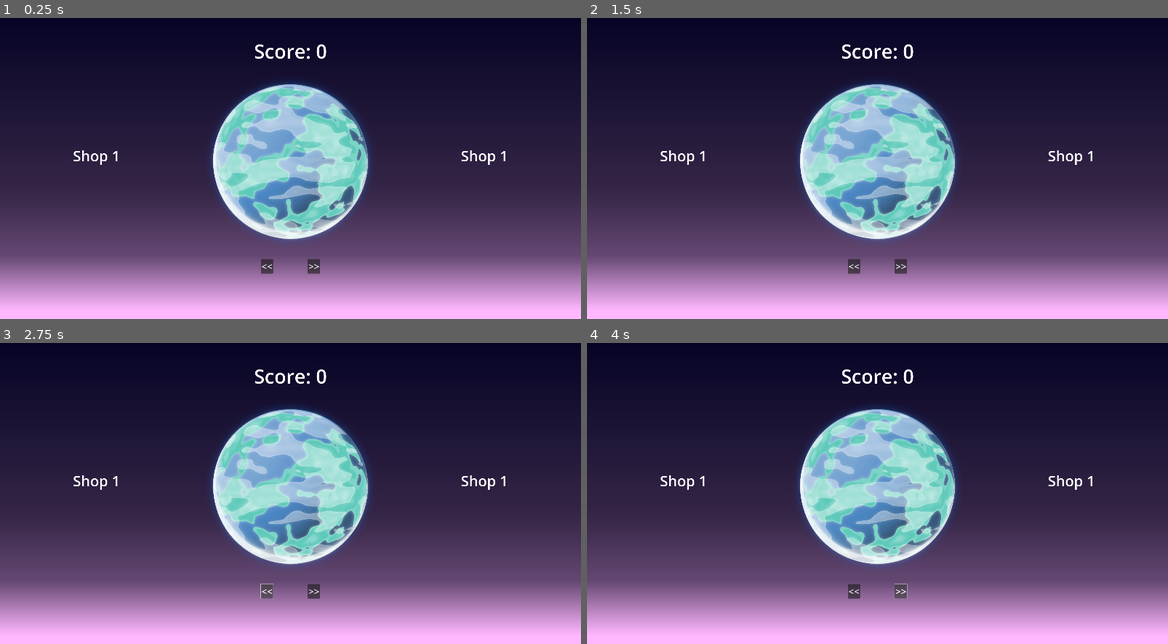
Above: before the commit, frames 1-4 (two rows, left to right).
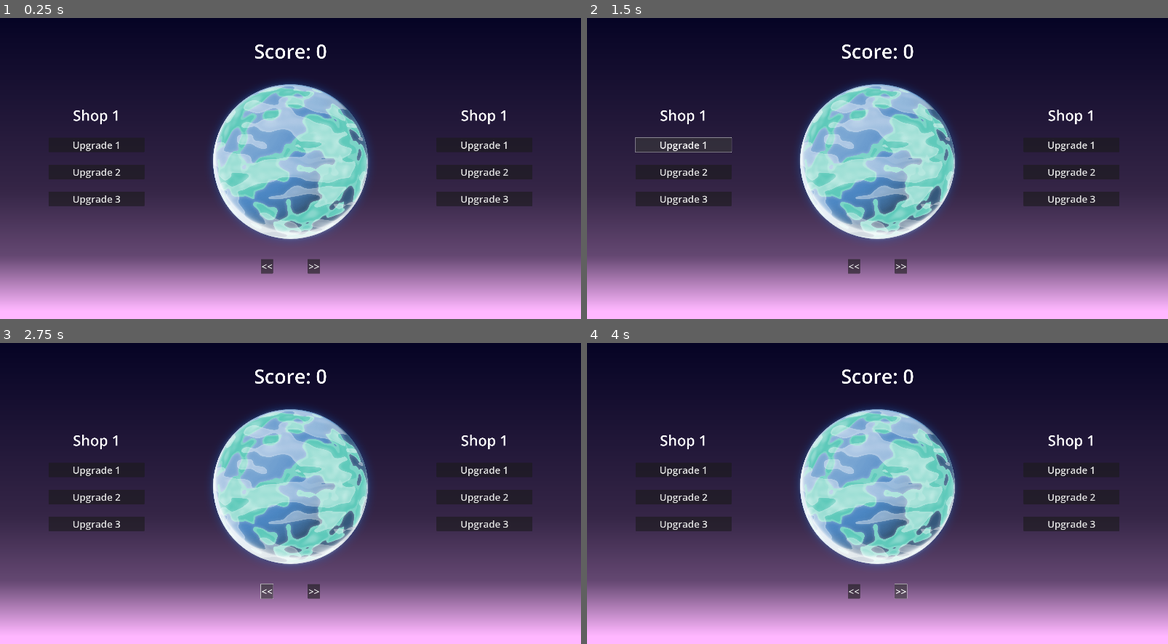
Above: after the commit, the same moments.

Repository: JStaed/planet-clicker-game
Game: Godot game, scene res://scenes/main.tscn
Two runs of this game, one before a commit and one after it. Both use one fixed random seed, a clock stepped at 60 frames per second and the inputs below. The project has no main scene, so this scene is started directly.
Inputs (mouse positions are in pixels of both pictures, inside the frame that each line leads up to):
- Up to frame 1 (0.25 s): no input
- Up to frame 2 (1.5 s): click (877, 162) at 0.52 s; click (685, 144) at 1.25 s, where only the run after the commit has a clickable "Upgrade 1"
- Up to frame 3 (2.75 s): click "<<" at 2 s
- Up to frame 4 (4 s): click (685, 496) at 2.75 s, where only the run after the commit has a clickable "Upgrade 2"; click ">>" at 3.5 s

The runs differ from the first frame. In frame 1, 3.1% of the frame differs, in the area x 8-92%, y 30-63%; in frame 2, 3.2%; in frame 3, 3.1%; in frame 4, 3.1%.

Commit message:
Finished UI Layout

Diff:
--- /dev/null
+++ b/prefabs/v_spacer.tscn
@@ -0,0 +1,5 @@
+[gd_scene format=3 uid="uid://c5iuh3wu5kg54"]
+
+[node name="VSpacer" type="Panel"]
+modulate = Color(1, 1, 1, 0)
+size_flags_vertical = 3
--- a/scenes/main.tscn
+++ b/scenes/main.tscn
@@ -1,9 +1,10 @@
-[gd_scene load_steps=8 format=3 uid="uid://b8ae071qdtqmx"]
+[gd_scene load_steps=9 format=3 uid="uid://b8ae071qdtqmx"]
 
 [ext_resource type="PackedScene" uid="uid://br5np7tdsuy4h" path="res://prefabs/h_spacer.tscn" id="1_jyhfs"]
 [ext_resource type="Texture2D" uid="uid://c8l05r1uqvjag" path="res://planet-sprites/planet00.png" id="1_o5qli"]
 [ext_resource type="Theme" uid="uid://2wq2d3flugqf" path="res://resources/subheading_theme.tres" id="1_sugp2"]
 [ext_resource type="Theme" uid="uid://c8iwwysl5q678" path="res://resources/heading_theme.tres" id="2_jyhfs"]
+[ext_resource type="PackedScene" uid="uid://c5iuh3wu5kg54" path="res://prefabs/v_spacer.tscn" id="2_tbgi4"]
 [ext_resource type="Theme" uid="uid://psb83w2ue8vo" path="res://scenes/button_text_theme.tres" id="5_tbgi4"]
 
 [sub_resource type="Gradient" id="Gradient_f2qo4"]
@@ -30,69 +31,151 @@
 offset_bottom = 40.0
 scale = Vector2(0.5, 0.5)
 
-[node name="HBoxContainer" type="HBoxContainer" parent="CanvasLayer/Control"]
+[node name="CanvasContainer" type="HBoxContainer" parent="CanvasLayer/Control"]
 layout_mode = 0
 offset_right = 3840.0
 offset_bottom = 2160.0
 alignment = 1
 
-[node name="Left" type="VBoxContainer" parent="CanvasLayer/Control/HBoxContainer"]
+[node name="HSpacer" parent="CanvasLayer/Control/CanvasContainer" instance=ExtResource("1_jyhfs")]
+layout_mode = 2
+size_flags_stretch_ratio = 0.5
+
+[node name="Left" type="VBoxContainer" parent="CanvasLayer/Control/CanvasContainer"]
 layout_mode = 2
 size_flags_horizontal = 3
 alignment = 1
 
-[node name="ShopTitle" type="Label" parent="CanvasLayer/Control/HBoxContainer/Left"]
+[node name="VSpacer" parent="CanvasLayer/Control/CanvasContainer/Left" instance=ExtResource("2_tbgi4")]
+layout_mode = 2
+
+[node name="ShopTitle" type="Label" parent="CanvasLayer/Control/CanvasContainer/Left"]
 layout_mode = 2
 theme = ExtResource("1_sugp2")
 text = "Shop 1"
 horizontal_alignment = 1
 
-[node name="Middle" type="VBoxContainer" parent="CanvasLayer/Control/HBoxContainer"]
+[node name="VSpacer2" parent="CanvasLayer/Control/CanvasContainer/Left" instance=ExtResource("2_tbgi4")]
+layout_mode = 2
+size_flags_stretch_ratio = 0.1
+
+[node name="ShopButton" type="Button" parent="CanvasLayer/Control/CanvasContainer/Left"]
+layout_mode = 2
+theme = ExtResource("5_tbgi4")
+text = "Upgrade 1"
+
+[node name="VSpacer3" parent="CanvasLayer/Control/CanvasContainer/Left" instance=ExtResource("2_tbgi4")]
+layout_mode = 2
+size_flags_stretch_ratio = 0.1
+
+[node name="ShopButton2" type="Button" parent="CanvasLayer/Control/CanvasContainer/Left"]
+layout_mode = 2
+theme = ExtResource("5_tbgi4")
+text = "Upgrade 2"
+
+[node name="VSpacer4" parent="CanvasLayer/Control/CanvasContainer/Left" instance=ExtResource("2_tbgi4")]
+layout_mode = 2
+size_flags_stretch_ratio = 0.1
+
+[node name="ShopButton3" type="Button" parent="CanvasLayer/Control/CanvasContainer/Left"]
+layout_mode = 2
+theme = ExtResource("5_tbgi4")
+text = "Upgrade 3"
+
+[node name="VSpacer5" parent="CanvasLayer/Control/CanvasContainer/Left" instance=ExtResource("2_tbgi4")]
+layout_mode = 2
+
+[node name="HSpacer4" parent="CanvasLayer/Control/CanvasContainer" instance=ExtResource("1_jyhfs")]
+layout_mode = 2
+size_flags_stretch_ratio = 0.5
+
+[node name="Middle" type="VBoxContainer" parent="CanvasLayer/Control/CanvasContainer"]
 layout_mode = 2
 size_flags_horizontal = 3
 alignment = 1
 
-[node name="ScoreLabel" type="Label" parent="CanvasLayer/Control/HBoxContainer/Middle"]
+[node name="ScoreLabel" type="Label" parent="CanvasLayer/Control/CanvasContainer/Middle"]
 layout_mode = 2
 theme = ExtResource("2_jyhfs")
 text = "Score: 0"
 horizontal_alignment = 1
 
-[node name="TextureButton" type="TextureButton" parent="CanvasLayer/Control/HBoxContainer/Middle"]
+[node name="PlanetButton" type="TextureButton" parent="CanvasLayer/Control/CanvasContainer/Middle"]
 layout_mode = 2
 texture_normal = ExtResource("1_o5qli")
 
-[node name="HBoxContainer" type="HBoxContainer" parent="CanvasLayer/Control/HBoxContainer/Middle"]
+[node name="PlanetChangeButtons" type="HBoxContainer" parent="CanvasLayer/Control/CanvasContainer/Middle"]
 layout_mode = 2
 alignment = 1
 
-[node name="HSpacer2" parent="CanvasLayer/Control/HBoxContainer/Middle/HBoxContainer" instance=ExtResource("1_jyhfs")]
+[node name="HSpacer2" parent="CanvasLayer/Control/CanvasContainer/Middle/PlanetChangeButtons" instance=ExtResource("1_jyhfs")]
 layout_mode = 2
 
-[node name="Button" type="Button" parent="CanvasLayer/Control/HBoxContainer/Middle/HBoxContainer"]
+[node name="Button" type="Button" parent="CanvasLayer/Control/CanvasContainer/Middle/PlanetChangeButtons"]
 layout_mode = 2
 theme = ExtResource("5_tbgi4")
 text = "<<"
 
-[node name="HSpacer" parent="CanvasLayer/Control/HBoxContainer/Middle/HBoxContainer" instance=ExtResource("1_jyhfs")]
+[node name="HSpacer" parent="CanvasLayer/Control/CanvasContainer/Middle/PlanetChangeButtons" instance=ExtResource("1_jyhfs")]
 layout_mode = 2
 size_flags_stretch_ratio = 0.5
 
-[node name="Button2" type="Button" parent="CanvasLayer/Control/HBoxContainer/Middle/HBoxContainer"]
+[node name="Button2" type="Button" parent="CanvasLayer/Control/CanvasContainer/Middle/PlanetChangeButtons"]
 layout_mode = 2
 theme = ExtResource("5_tbgi4")
 text = ">>"
 
-[node name="HSpacer3" parent="CanvasLayer/Control/HBoxContainer/Middle/HBoxContainer" instance=ExtResource("1_jyhfs")]
+[node name="HSpacer3" parent="CanvasLayer/Control/CanvasContainer/Middle/PlanetChangeButtons" instance=ExtResource("1_jyhfs")]
 layout_mode = 2
 
-[node name="Right" type="VBoxContainer" parent="CanvasLayer/Control/HBoxContainer"]
+[node name="HSpacer3" parent="CanvasLayer/Control/CanvasContainer" instance=ExtResource("1_jyhfs")]
+layout_mode = 2
+size_flags_stretch_ratio = 0.5
+
+[node name="Right" type="VBoxContainer" parent="CanvasLayer/Control/CanvasContainer"]
 layout_mode = 2
 size_flags_horizontal = 3
 alignment = 1
 
-[node name="ShopTitle" type="Label" parent="CanvasLayer/Control/HBoxContainer/Right"]
+[node name="VSpacer" parent="CanvasLayer/Control/CanvasContainer/Right" instance=ExtResource("2_tbgi4")]
+layout_mode = 2
+
+[node name="ShopTitle" type="Label" parent="CanvasLayer/Control/CanvasContainer/Right"]
 layout_mode = 2
 theme = ExtResource("1_sugp2")
 text = "Shop 1"
 horizontal_alignment = 1
+
+[node name="VSpacer2" parent="CanvasLayer/Control/CanvasContainer/Right" instance=ExtResource("2_tbgi4")]
+layout_mode = 2
+size_flags_stretch_ratio = 0.1
+
+[node name="ShopButton" type="Button" parent="CanvasLayer/Control/CanvasContainer/Right"]
+layout_mode = 2
+theme = ExtResource("5_tbgi4")
+text = "Upgrade 1"
+
+[node name="VSpacer3" parent="CanvasLayer/Control/CanvasContainer/Right" instance=ExtResource("2_tbgi4")]
+layout_mode = 2
+size_flags_stretch_ratio = 0.1
+
+[node name="ShopButton2" type="Button" parent="CanvasLayer/Control/CanvasContainer/Right"]
+layout_mode = 2
+theme = ExtResource("5_tbgi4")
+text = "Upgrade 2"
+
+[node name="VSpacer4" parent="CanvasLayer/Control/CanvasContainer/Right" instance=ExtResource("2_tbgi4")]
+layout_mode = 2
+size_flags_stretch_ratio = 0.1
+
+[node name="ShopButton3" type="Button" parent="CanvasLayer/Control/CanvasContainer/Right"]
+layout_mode = 2
+theme = ExtResource("5_tbgi4")
+text = "Upgrade 3"
+
+[node name="VSpacer5" parent="CanvasLayer/Control/CanvasContainer/Right" instance=ExtResource("2_tbgi4")]
+layout_mode = 2
+
+[node name="HSpacer2" parent="CanvasLayer/Control/CanvasContainer" instance=ExtResource("1_jyhfs")]
+layout_mode = 2
+size_flags_stretch_ratio = 0.5
